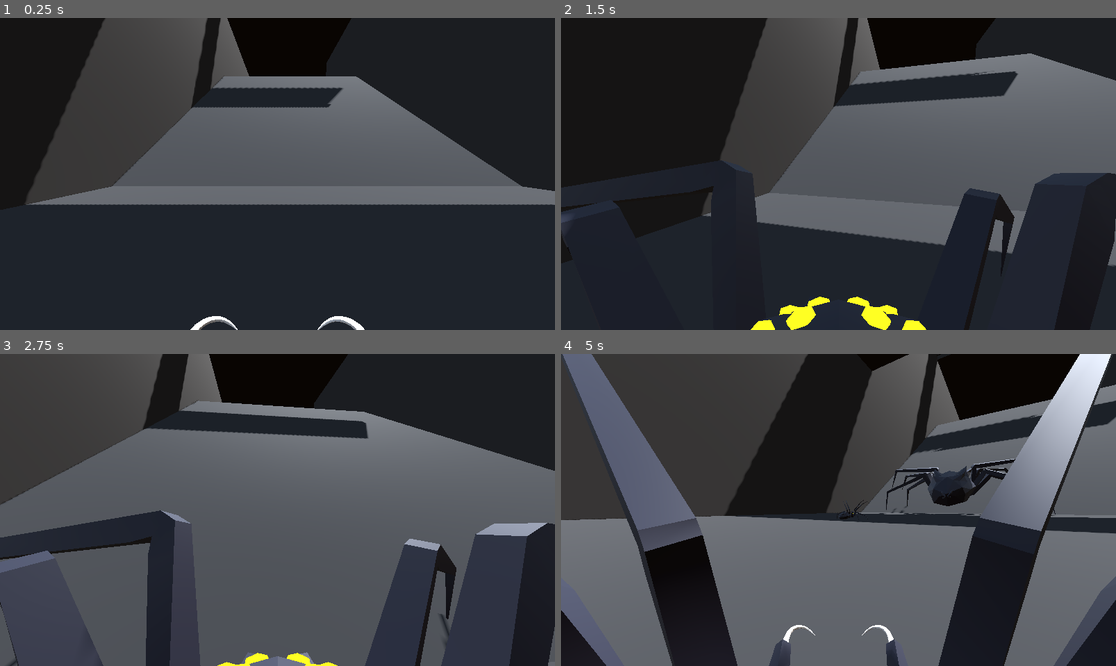
Above: before the commit, frames 1-4 (two rows, left to right).
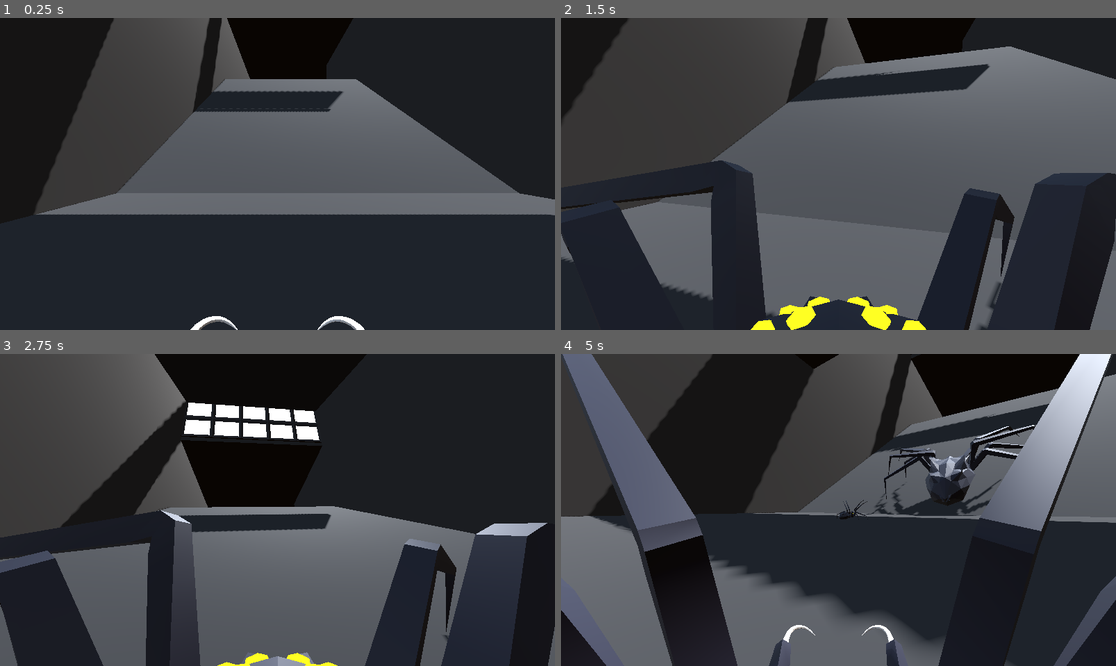
Above: after the commit, the same moments.

Repository: pudgypoultry/godotwildjam7-25
Game: Godot game, scene res://Sandboxes/Cory/Cory_Sandbox_Level.tscn
Two runs of this game, one before a commit and one after it. Both use one fixed random seed, a clock stepped at 60 frames per second and the inputs below. This scene is started directly instead of the project's main scene.
Inputs (mouse positions are in pixels of both pictures, inside the frame that each line leads up to):
- Up to frame 1 (0.25 s): no input
- Up to frame 2 (1.5 s): tap Enter (ui_accept) at 0.5 s; move the mouse to (866, 174) at 0.52 s; hold W (MoveForward) from 0.53 s (still down); tap E (Attack) at 0.6 s; tap Space (Jump) at 0.77 s; move the mouse to (810, 174) at 1.27 s; tap Q (SpawnSpider) at 1.35 s
- Up to frame 3 (2.75 s): keep holding W (MoveForward); tap Space (Jump) at 1.52 s; move the mouse to (288, 503) at 2.02 s; tap F (SpawnWeb) at 2.1 s
- Up to frame 4 (5 s): keep holding W (MoveForward); move the mouse to (832, 516) at 2.77 s; tap Tab (SwapPerspective) at 2.85 s; tap Space (Jump) at 3.02, 3.77, 4.52 s; move the mouse to (877, 513) at 3.52 s; tap E (Attack) at 3.6 s; move the mouse to (794, 506) at 4.27 s; tap Q (SpawnSpider) at 4.35 s

The runs differ from the first frame. In frame 1, 6.8% of the frame differs, in the area x 4-100%, y 0-64%; in frame 2, 35%; in frame 3, 36%; in frame 4, 42%, in the area x 0-100%, y 0-100%.

Commit message:
Added large open area section

Diff:
--- a/Sandboxes/Cory/Cory_Sandbox_Level.tscn
+++ b/Sandboxes/Cory/Cory_Sandbox_Level.tscn
@@ -10,6 +10,7 @@
 [ext_resource type="PackedScene" uid="uid://ggv8ikw1m42u" path="res://Scenes/Climbable/climbable_shaft_base.tscn" id="8_mi2vx"]
 [ext_resource type="PackedScene" uid="uid://du2w4ji1h06i1" path="res://Scenes/Climbable/climbable_shaft_mid.tscn" id="9_tuuhh"]
 [ext_resource type="PackedScene" uid="uid://dpstxx8vkncfr" path="res://Scenes/Climbable/climbable_shaft_top.tscn" id="10_hpvs8"]
+[ext_resource type="PackedScene" uid="uid://li6nk4mc48mt" path="res://Scenes/Climbable/store_fronts_section.tscn" id="11_mi2vx"]
 
 [sub_resource type="ProceduralSkyMaterial" id="ProceduralSkyMaterial_vqsy8"]
 sky_horizon_color = Color(0.662243, 0.671743, 0.686743, 1)
@@ -33,7 +34,7 @@
 environment = SubResource("Environment_ccysc")
 
 [node name="SpiderController" parent="." instance=ExtResource("1_vqsy8")]
-transform = Transform3D(1, 0, 0, 0, 1, 0, 0, 0, 1, 0, 1, 0)
+transform = Transform3D(1, 0, 0, 0, 1, 0, 0, 0, 1, 0, 2, 0)
 
 [node name="World" type="Node3D" parent="."]
 
@@ -104,3 +105,9 @@
 
 [node name="climbable_shaft_top" parent="World/mall-section-01" instance=ExtResource("10_hpvs8")]
 transform = Transform3D(-1, 0, -8.74228e-08, 0, 1, 0, 8.74228e-08, 0, -1, 62, 12, -2)
+
+[node name="store_fronts_section" parent="World/mall-section-01" instance=ExtResource("11_mi2vx")]
+transform = Transform3D(1, 0, 0, 0, 1, 0, 0, 0, 1, 132, -12, 68)
+
+[node name="store_fronts_section2" parent="World/mall-section-01" instance=ExtResource("11_mi2vx")]
+transform = Transform3D(-1, 0, -8.9407e-08, 0, 1, 0, 8.9407e-08, 0, -1, 132, -12, 168)
--- /dev/null
+++ b/Scenes/Climbable/store_fronts_section.tscn
@@ -0,0 +1,130 @@
+[gd_scene load_steps=9 format=3 uid="uid://li6nk4mc48mt"]
+
+[ext_resource type="Script" uid="uid://6ygrbclwoud4" path="res://Scripts/Spider/ClimbableWall.gd" id="1_d1wxg"]
+[ext_resource type="Material" uid="uid://cqy4q2exdnktp" path="res://Materials/climbable_wall_Mat.material" id="2_3nny5"]
+[ext_resource type="PackedScene" uid="uid://jml8r0cye2e" path="res://Scenes/Climbable/climbable_hallway_01.tscn" id="3_jnafm"]
+[ext_resource type="PackedScene" uid="uid://cgy8ydqlwhsku" path="res://Scenes/Climbable/climbable_wall_single.tscn" id="4_1mky2"]
+[ext_resource type="PackedScene" uid="uid://b77xa3vijt13p" path="res://Scenes/Climbable/climbable_wall_single_half.tscn" id="5_m68il"]
+[ext_resource type="PackedScene" uid="uid://b3uunq61vblay" path="res://Scenes/Window.tscn" id="6_ws2pq"]
+
+[sub_resource type="BoxShape3D" id="BoxShape3D_jrol3"]
+size = Vector3(100, 0.5, 40)
+
+[sub_resource type="QuadMesh" id="QuadMesh_jrol3"]
+size = Vector2(100, 40)
+
+[node name="store_fronts_section" type="Node3D"]
+
+[node name="storefronts_floor" type="Node3D" parent="."]
+transform = Transform3D(1, 0, 0, 0, 1, 0, 0, 0, 1, -20, 0, 51)
+
+[node name="StaticBody3D" type="StaticBody3D" parent="storefronts_floor" node_paths=PackedStringArray("climbDirection") groups=["Walkable"]]
+transform = Transform3D(-4.37114e-08, 0, -1, 0, 1, 0, 1, 0, -4.37114e-08, 0, 0, -1)
+script = ExtResource("1_d1wxg")
+climbDirection = NodePath("Marker3D")
+
+[node name="CollisionShape3D" type="CollisionShape3D" parent="storefronts_floor/StaticBody3D"]
+transform = Transform3D(1, 0, 0, 0, 1, 0, 0, 0, 1, 0, -0.25, 0)
+shape = SubResource("BoxShape3D_jrol3")
+
+[node name="MeshInstance3D" type="MeshInstance3D" parent="storefronts_floor/StaticBody3D"]
+transform = Transform3D(1, 0, 0, 0, -4.37114e-08, 1, 0, -1, -4.37114e-08, 0, 0, 0)
+material_override = ExtResource("2_3nny5")
+mesh = SubResource("QuadMesh_jrol3")
+skeleton = NodePath("")
+
+[node name="Marker3D" type="Marker3D" parent="storefronts_floor/StaticBody3D"]
+transform = Transform3D(1, 0, 0, 0, 1, 0, 0, 0, 1, 0, 5.58405, 0)
+
+[node name="storefronts_floor2" type="Node3D" parent="."]
+transform = Transform3D(1, 0, 0, 0, -1, -8.74228e-08, 0, 8.74228e-08, -1, -20, 20, 49)
+
+[node name="StaticBody3D" type="StaticBody3D" parent="storefronts_floor2" node_paths=PackedStringArray("climbDirection") groups=["Walkable"]]
+transform = Transform3D(-4.37114e-08, 0, -1, 0, 1, 0, 1, 0, -4.37114e-08, 0, 0, -1)
+script = ExtResource("1_d1wxg")
+climbDirection = NodePath("Marker3D")
+
+[node name="CollisionShape3D" type="CollisionShape3D" parent="storefronts_floor2/StaticBody3D"]
+transform = Transform3D(1, 0, 0, 0, 1, 0, 0, 0, 1, 0, -0.25, 0)
+shape = SubResource("BoxShape3D_jrol3")
+
+[node name="MeshInstance3D" type="MeshInstance3D" parent="storefronts_floor2/StaticBody3D"]
+transform = Transform3D(1, 0, 0, 0, -4.37114e-08, 1, 0, -1, -4.37114e-08, 0, 0, 0)
+material_override = ExtResource("2_3nny5")
+mesh = SubResource("QuadMesh_jrol3")
+skeleton = NodePath("")
+
+[node name="Marker3D" type="Marker3D" parent="storefronts_floor2/StaticBody3D"]
+transform = Transform3D(1, 0, 0, 0, 1, 0, 0, 0, 1, 0, 5.58405, 0)
+
+[node name="climbable_hallway_stacked" parent="." instance=ExtResource("3_jnafm")]
+transform = Transform3D(1, 0, 0, 0, 1, 0, 0, 0, 1, -50, 0, 10)
+
+[node name="climbable_hallway_stacked4" parent="." instance=ExtResource("3_jnafm")]
+transform = Transform3D(1, 0, 0, 0, 1, 0, 0, 0, 1, -50, 0, 50)
+
+[node name="climbable_hallway_stacked3" parent="." instance=ExtResource("3_jnafm")]
+transform = Transform3D(1, 0, 0, 0, 1, 0, 0, 0, 1, -50, 0, 90)
+
+[node name="climbable_wall_single" parent="." instance=ExtResource("4_1mky2")]
+transform = Transform3D(-4.37114e-08, 1, 0, -1, -4.37114e-08, 0, 0, 0, 1, -40, 10, 70)
+
+[node name="climbable_wall_single3" parent="." instance=ExtResource("4_1mky2")]
+transform = Transform3D(1.91069e-15, -4.37114e-08, 1, -1, -4.37114e-08, 0, 4.37114e-08, -1, -4.37114e-08, -30, 10, 100)
+
+[node name="climbable_wall_single4" parent="." instance=ExtResource("4_1mky2")]
+transform = Transform3D(-5.73206e-15, 1.31134e-07, -1, -1, -4.37114e-08, 0, -4.37114e-08, 1, 1.31134e-07, -10, 10, 0)
+
+[node name="climbable_wall_single2" parent="." instance=ExtResource("4_1mky2")]
+transform = Transform3D(-4.37114e-08, 1, 0, -1, -4.37114e-08, 0, 0, 0, 1, -40, 10, 30)
+
+[node name="climbable_wall_single_half" parent="." instance=ExtResource("5_m68il")]
+transform = Transform3D(-4.37114e-08, 1, 1.31134e-07, 0, 1.31134e-07, -1, -1, -4.37114e-08, -5.73205e-15, -40, 20, 50)
+
+[node name="climbable_wall_single_half2" parent="." instance=ExtResource("5_m68il")]
+transform = Transform3D(-4.37114e-08, 1, 1.31134e-07, 0, 1.31134e-07, -1, -1, -4.37114e-08, -5.73205e-15, -40, 20, 90)
+
+[node name="climbable_wall_single_half5" parent="." instance=ExtResource("5_m68il")]
+transform = Transform3D(-1, -2.98023e-08, -1.06581e-14, 0, 1.31134e-07, -1, 2.98023e-08, -1, -1.31134e-07, -10, 20, 100)
+
+[node name="climbable_wall_single_half3" parent="." instance=ExtResource("5_m68il")]
+transform = Transform3D(-4.37114e-08, 1, 1.31134e-07, 0, 1.31134e-07, -1, -1, -4.37114e-08, -5.73205e-15, -40, 20, 10)
+
+[node name="climbable_wall_single_half4" parent="." instance=ExtResource("5_m68il")]
+transform = Transform3D(1, 0, 0, 0, 1.31134e-07, -1, 0, 1, 1.31134e-07, -30, 20, 0)
+
+[node name="Window_Asset4" parent="." instance=ExtResource("6_ws2pq")]
+transform = Transform3D(-1.78121e-07, 3, 1.31134e-07, 0, -1.31134e-07, 3, 4.07492, 1.31134e-07, 5.73206e-15, -39.6551, 16.4546, 83.29)
+
+[node name="Window_Asset5" parent="." instance=ExtResource("6_ws2pq")]
+transform = Transform3D(-1.78121e-07, 3, 1.31134e-07, 0, -1.31134e-07, 3, 4.07492, 1.31134e-07, 5.73206e-15, -39.6551, 16.4546, 49.95)
+
+[node name="Window_Asset6" parent="." instance=ExtResource("6_ws2pq")]
+transform = Transform3D(-1.78121e-07, 3, 1.31134e-07, 0, -1.31134e-07, 3, 4.07492, 1.31134e-07, 5.73206e-15, -39.6551, 16.4546, 16.6093)
+
+[node name="Window_Asset7" parent="." instance=ExtResource("6_ws2pq")]
+transform = Transform3D(7.7859e-15, -2.62268e-07, 5.98293, 1.78121e-07, -3, -5.23044e-07, 4.07492, 1.31134e-07, 1.14315e-14, -33.6551, 19.4755, 83.29)
+
+[node name="Window_Asset8" parent="." instance=ExtResource("6_ws2pq")]
+transform = Transform3D(7.7859e-15, -2.62268e-07, 5.98293, 1.78121e-07, -3, -5.23044e-07, 4.07492, 1.31134e-07, 1.14315e-14, -33.6551, 19.4755, 49.95)
+
+[node name="Window_Asset9" parent="." instance=ExtResource("6_ws2pq")]
+transform = Transform3D(7.7859e-15, -2.62268e-07, 5.98293, 1.78121e-07, -3, -5.23044e-07, 4.07492, 1.31134e-07, 1.14315e-14, -33.6551, 19.4755, 16.6093)
+
+[node name="Window_Asset10" parent="." instance=ExtResource("6_ws2pq")]
+transform = Transform3D(7.7859e-15, -2.62268e-07, 5.98293, 1.78121e-07, -3, -5.23044e-07, 4.07492, 1.31134e-07, 1.14315e-14, -21.655, 19.4755, 83.29)
+
+[node name="Window_Asset11" parent="." instance=ExtResource("6_ws2pq")]
+transform = Transform3D(7.7859e-15, -2.62268e-07, 5.98293, 1.78121e-07, -3, -5.23044e-07, 4.07492, 1.31134e-07, 1.14315e-14, -21.655, 19.4755, 49.95)
+
+[node name="Window_Asset12" parent="." instance=ExtResource("6_ws2pq")]
+transform = Transform3D(7.7859e-15, -2.62268e-07, 5.98293, 1.78121e-07, -3, -5.23044e-07, 4.07492, 1.31134e-07, 1.14315e-14, -21.655, 19.4755, 16.6093)
+
+[node name="Window_Asset13" parent="." instance=ExtResource("6_ws2pq")]
+transform = Transform3D(7.7859e-15, -2.62268e-07, 5.98293, 1.78121e-07, -3, -5.23044e-07, 4.07492, 1.31134e-07, 1.14315e-14, -9.655, 19.4755, 83.29)
+
+[node name="Window_Asset14" parent="." instance=ExtResource("6_ws2pq")]
+transform = Transform3D(7.7859e-15, -2.62268e-07, 5.98293, 1.78121e-07, -3, -5.23044e-07, 4.07492, 1.31134e-07, 1.14315e-14, -9.655, 19.4755, 49.95)
+
+[node name="Window_Asset15" parent="." instance=ExtResource("6_ws2pq")]
+transform = Transform3D(7.7859e-15, -2.62268e-07, 5.98293, 1.78121e-07, -3, -5.23044e-07, 4.07492, 1.31134e-07, 1.14315e-14, -9.655, 19.4755, 16.6093)
Not shown: 1 places in Sandboxes/Cory/Cory_Sandbox_Level.tscn that only renumber resources
Not shown: 1 places in Scenes/Climbable/climbable_hallway_3way_junction.tscn that only renumber resources
Not shown: 1 places in Scenes/Climbable/climbable_hallway_4way_junction.tscn that only renumber resources
